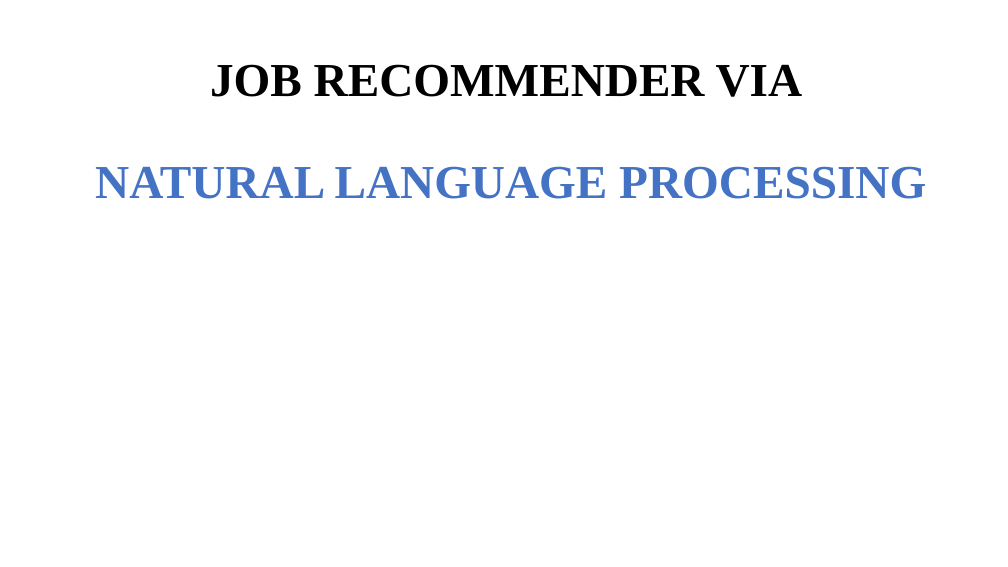
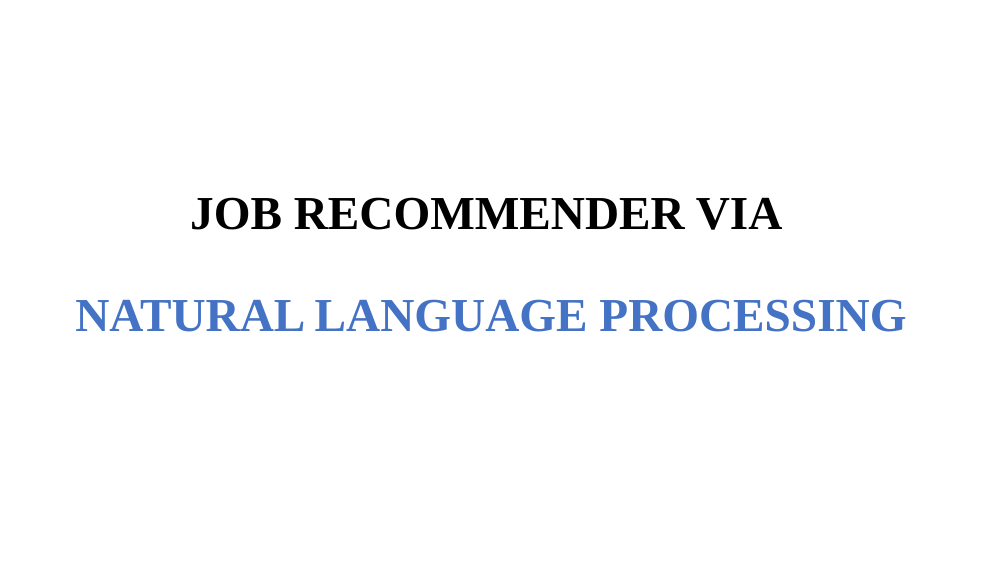
Before and after one commit to thaingoc273/Job-recommender-via-natural-language-processing, a slide deck: slide 1 of JOB RECOMMENDER.pptx. Drawn at 1008x567 pixels with LibreOffice and Linux fonts; fonts in the diff are those of the drawing. Boxes give left, top, right and bottom in pixels: in the first picture for what was removed or moved away, otherwise in the second. Text is boxed around its words. In the diff, an @@ line names an element or a change of style, - is before the commit and + after.

```diff
--- a/JOB RECOMMENDER.pptx
+++ b/JOB RECOMMENDER.pptx
@@ title "JOB RECOMMENDER VIA NATURAL LANGUAGE ...": place and size @@
-title "JOB RECOMMENDER VIA NATURAL LANGUAGE ..." at (95, 64, 926, 199)
+title "JOB RECOMMENDER VIA NATURAL LANGUAGE ..." at (75, 197, 906, 332)
```
Also in this commit, not shown: 3 other slides changed, 2 other files.
